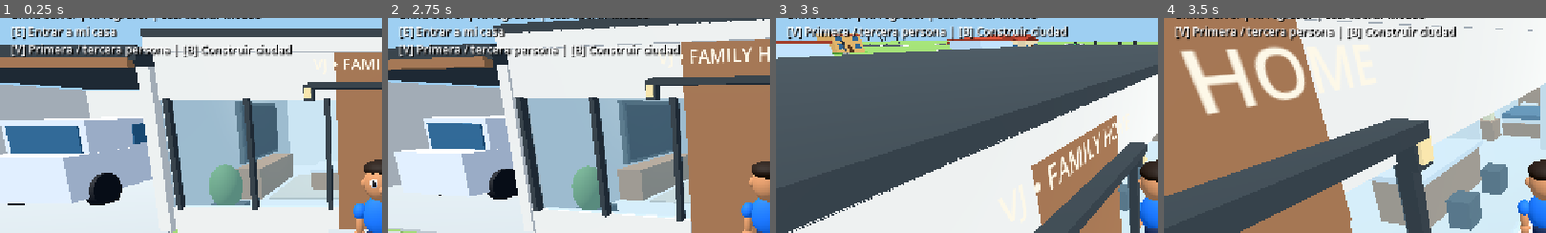
Above: before the commit, frames 1-4 (left to right).
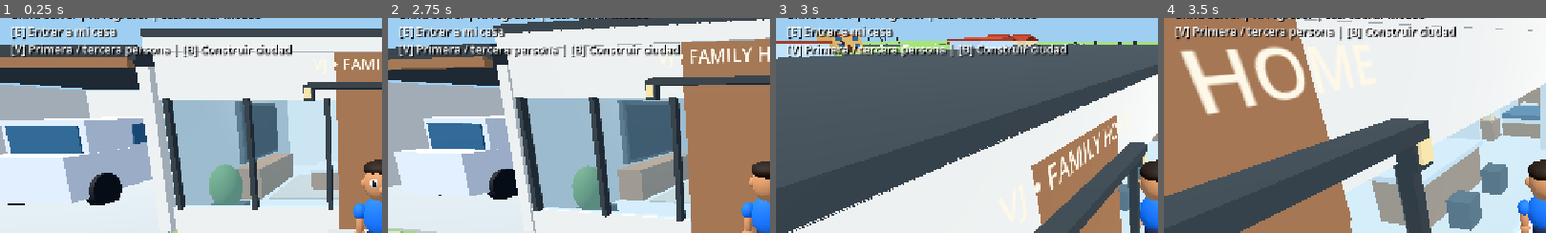
Above: after the commit, the same moments.

Repository: valdy247/mycity
Game: Godot game, scene res://main.tscn
Two runs of this game, one before a commit and one after it. Both use one fixed random seed, a clock stepped at 60 frames per second and the inputs below.
Inputs (mouse positions are % of the whole screen's width and height, from its top left):
- Up to frame 1 (0.25 s): no input
- Up to frame 2 (2.75 s): tap Enter at 0.5 s; move the mouse to (55, 50) at 0.52 s; hold W 0.53-2 s; tap F at 0.6, 1.55 s; click (55, 50) at 0.67 s; tap Space at 0.77, 1.52 s; move the mouse to (45, 50) at 1.27 s; tap B at 1.35 s; click (45, 50) at 1.42 s; click "Volver a jugar (B)" at 2 s
- Up to frame 3 (3 s): tap Space at 2.75 s; move the mouse to (52, 48) at 2.77 s; hold W from 2.78 s (still down); tap Q at 2.85 s; click (52, 48) at 2.92 s
- Up to frame 4 (3.5 s): keep holding W; tap F at 3.05 s
The pictures show only the part of the screen within x 0-50%, y 14-64%; the shares and areas given below are measured in that part.

Frames 1-2 are identical in both runs. In frame 3, 4.7% of the frame differs, in the area x 3-77%, y 3-19%; in frame 4, nothing differs.

Commit message:
Add Intel UHD-friendly viewport resolution, shorter street view and live FPS counter; reduce redundant physics queries

Diff:
--- a/game/main.gd
+++ b/game/main.gd
@@ -10,6 +10,10 @@
 var cuba_world: CubaWorld
 var first_person := false
 var reticle: Label
+var performance_label: Label
+var low_graphics := true
+var hud_time := 0.0
+var fps_time := 0.0
 var city_world: CityWorld
 var native_city := true
 var spawn_position := Vector3(-2.4,1.0,5.5)
@@ -110,6 +114,7 @@
 		pilar_editor.setup(cuba_world)
 		first_person = true
 		_apply_camera_mode()
+		_apply_performance_mode()
 	Input.mouse_mode = Input.MOUSE_MODE_CAPTURED
 
 # Recognize terrain even when GLB import renames its mesh node or wraps it
@@ -242,7 +247,7 @@
 	pivot.add_child(arm)
 	var cam := Camera3D.new()
 	cam.fov = 68.0
-	cam.far = 1400.0 if cuba_world != null else 800.0
+	cam.far = 320.0 if cuba_world != null else 800.0
 	arm.add_child(cam)
 	add_child(player)
 	player.position = spawn_position
@@ -279,7 +284,38 @@
 	reticle.offset_top = -24
 	reticle.offset_bottom = 24
 	reticle.hide()
+	performance_label = Label.new()
+	performance_label.mouse_filter = Control.MOUSE_FILTER_IGNORE
+	canvas.add_child(performance_label)
+	performance_label.set_anchors_and_offsets_preset(Control.PRESET_TOP_RIGHT)
+	performance_label.offset_left = -240
+	performance_label.offset_right = -12
+	performance_label.offset_top = 8
+	performance_label.offset_bottom = 36
+	performance_label.horizontal_alignment = HORIZONTAL_ALIGNMENT_RIGHT
+	performance_label.add_theme_color_override("font_shadow_color",Color.BLACK)
+	performance_label.add_theme_constant_override("shadow_offset_x",2)
+	performance_label.add_theme_constant_override("shadow_offset_y",2)
+	performance_label.visible = cuba_world != null
 	_update_hud()
+
+func _apply_performance_mode() -> void:
+	# Compatibility renderer: render the actual viewport at a smaller size,
+	# not Forward+ only FSR. The world keeps its geographic dimensions.
+	var window := get_window()
+	window.content_scale_mode = Window.CONTENT_SCALE_MODE_VIEWPORT
+	window.content_scale_aspect = Window.CONTENT_SCALE_ASPECT_KEEP
+	window.content_scale_size = Vector2i(960,540) if low_graphics else Vector2i(1280,720)
+	play_camera.far = 320.0 if low_graphics else 550.0
+	if pilar_editor != null:
+		pilar_editor.camera.far = 1000.0 if low_graphics else 1800.0
+
+func _process(delta: float) -> void:
+	fps_time += delta
+	if fps_time>=.5:
+		fps_time = 0.0
+		if performance_label != null and cuba_world != null:
+			performance_label.text = "%d FPS | %s | F6" % [Engine.get_frames_per_second(),"Rendimiento" if low_graphics else "Normal"]
 
 func _apply_camera_mode() -> void:
 	if player == null or arm == null:
@@ -295,6 +331,10 @@
 		reticle.visible = first_person and not driving and not building_mode
 
 func _unhandled_input(event: InputEvent) -> void:
+	if cuba_world != null and event is InputEventKey and event.pressed and not event.echo and event.keycode==KEY_F6:
+		low_graphics = not low_graphics
+		_apply_performance_mode()
+		return
 	if pilar_editor != null and pilar_editor.active:
 		pilar_editor.handle(event)
 		return
@@ -699,10 +739,11 @@
 	else:
 		status.text = title + "\nWASD / flechas: caminar | Mouse: mirar | Espacio: saltar\nShift: correr | R: regresar | Esc: liberar mouse"
 		var action := city_world.interaction_text(player.global_position) if city_world != null else ""
+		var aimed: String = cuba_world.aimed_text(play_camera,player) if cuba_world != null and action.is_empty() else ""
 		if action != "":
 			status.text += "\n" + action
-		elif cuba_world != null and not cuba_world.aimed_text(play_camera,player).is_empty():
-			status.text += "\n"+cuba_world.aimed_text(play_camera,player)
+		elif cuba_world != null and not aimed.is_empty():
+			status.text += "\n"+aimed
 		elif _near_van():
 			status.text += "\n[E] Subir a la van"
 		elif van == null:
@@ -799,11 +840,15 @@
 		elif Input.mouse_mode == Input.MOUSE_MODE_CAPTURED and Input.is_physical_key_pressed(KEY_SPACE):
 			player.velocity.y = 5.5
 		player.move_and_slide()
-		_animate_avatar(delta, Vector2(player.velocity.x, player.velocity.z).length())
+		if not first_person:
+			_animate_avatar(delta, Vector2(player.velocity.x, player.velocity.z).length())
 		if player.global_position.y < -15 or absf(player.global_position.x) > (1255.0 if cuba_world != null else (258.0 if native_city else 90.0)) or absf(player.global_position.z) > (1255.0 if cuba_world != null else (258.0 if native_city else 120.0)):
 			_reset_player()
 		# Parked vehicle stays grounded; no dynamic vertical collision recovery.
-		if van != null:
+		if van != null and (cuba_world == null or not van_ground_initialized):
 			_support_van()
 	message_time = maxf(0.0, message_time - delta)
-	_update_hud()
+	hud_time += delta
+	if hud_time>=.12:
+		hud_time = 0.0
+		_update_hud()
